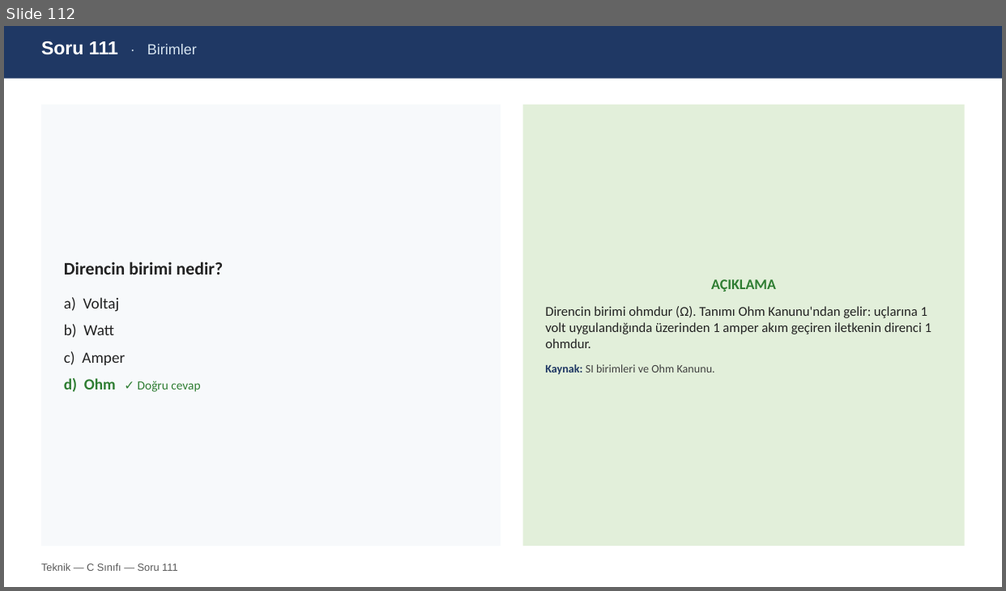
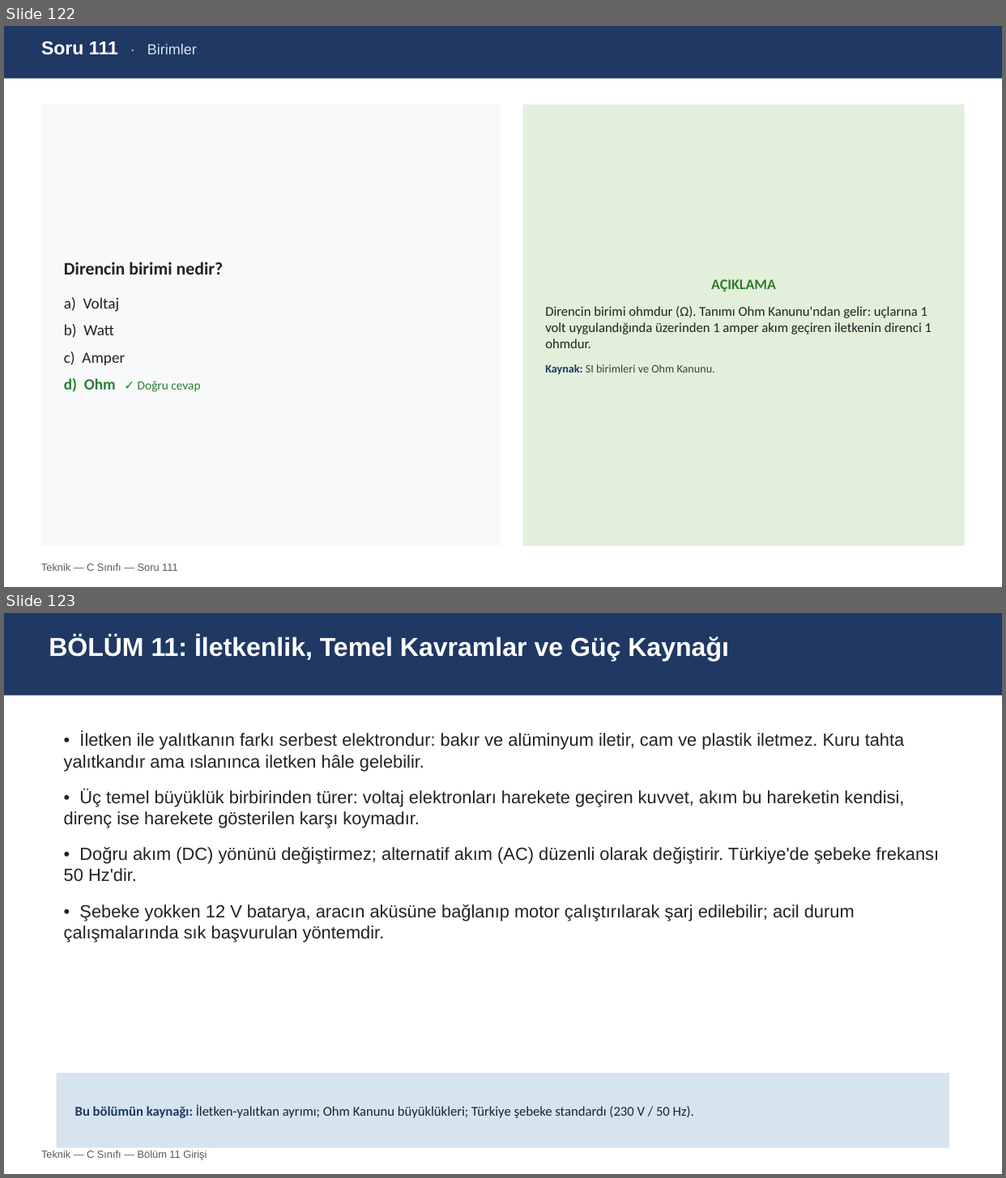
Before and after one commit to TA3HRJ/amator-telsiz-egitimi, a slide deck: Amator_Telsizcilik_C_Teknik_Sinav_Hazirlik_v1.0.pptx. Shown one above the other, each under a label of ours: slide 112 before the commit, slides 122 and 123 after it. The pictures are 1006x591 and 1006x1178 pixels, drawn with LibreOffice and Linux fonts; fonts in the diff are those of the drawing. Boxes give left, top, right and bottom in pixels: in the first picture for what was removed or moved away, otherwise in the second. Text is boxed around its words. In the diff, an @@ line names an element or a change of style, - is before the commit and + after.

```diff
--- a/Amator_Telsizcilik_C_Teknik_Sinav_Hazirlik_v1.0.pptx
+++ b/Amator_Telsizcilik_C_Teknik_Sinav_Hazirlik_v1.0.pptx
@@ slide 123 added at [4, 613, 1002, 1174], background #FFFFFF @@
@@ rectangle added at [4, 613, 1002, 696], fill #1F3864 @@
@@ text added at [49, 635, 729, 661], 25 pt, text #FFFFFF, bold @@
+BÖLÜM 11: İletkenlik, Temel Kavramlar ve Güç Kaynağı
@@ text added at [64, 733, 940, 942], 17 pt, text #222222 @@
+• İletken ile yalıtkanın farkı serbest elektrondur: bakır ve alüminyum iletir, cam ve plastik iletmez. Kuru tahta yalıtkandır ama ıslanınca iletken hâle gelebilir.
+• Üç temel büyüklük birbirinden türer: voltaj elektronları harekete geçiren kuvvet, akım bu hareketin kendisi, direnç ise harekete gösterilen karşı koymadır.
+• Doğru akım (DC) yönünü değiştirmez; alternatif akım (AC) düzenli olarak değiştirir. Türkiye'de şebeke frekansı 50 Hz'dir.
+• Şebeke yokken 12 V batarya, aracın aküsüne bağlanıp motor çalıştırılarak şarj edilebilir; acil durum çalışmalarında sık başvurulan yöntemdir.
@@ rectangle added at [57, 1073, 949, 1148], fill #D6E4F0, 13 pt, text #222222 @@
+Bu bölümün kaynağı: İletken-yalıtkan ayrımı; Ohm Kanunu büyüklükleri; Türkiye şebeke standardı (230 V / 50 Hz).
@@ text added at [41, 1150, 206, 1161], 10 pt, text #595959 @@
+Teknik — C Sınıfı — Bölüm 11 Girişi
@@ what was slide 112 is now slide 122 @@
```
Also in this commit, not shown: 11 other slides added, 5 other files.
